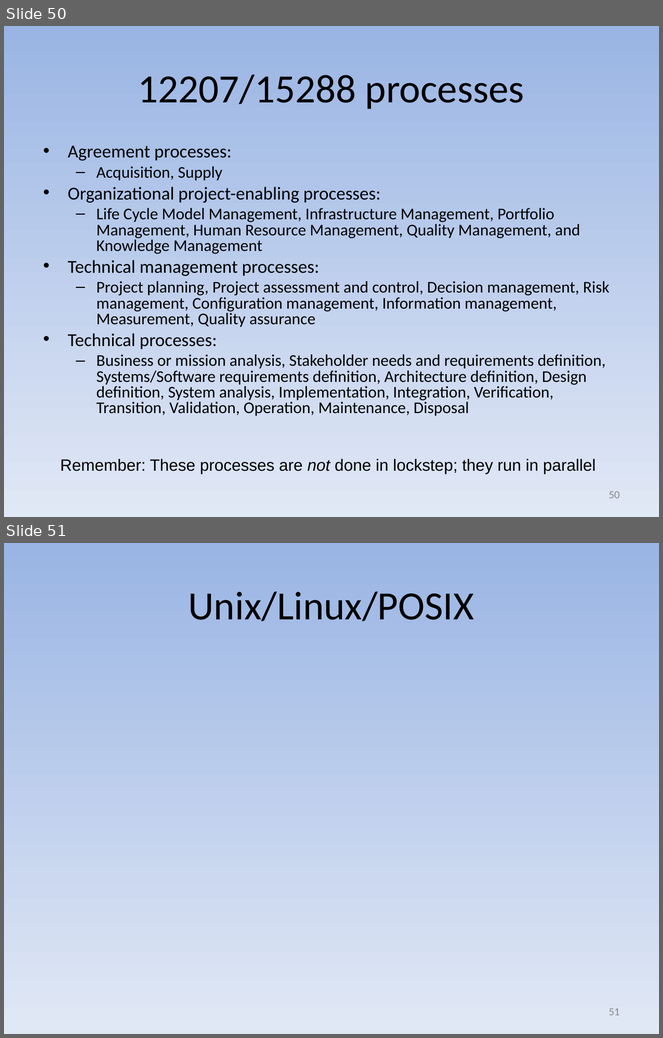
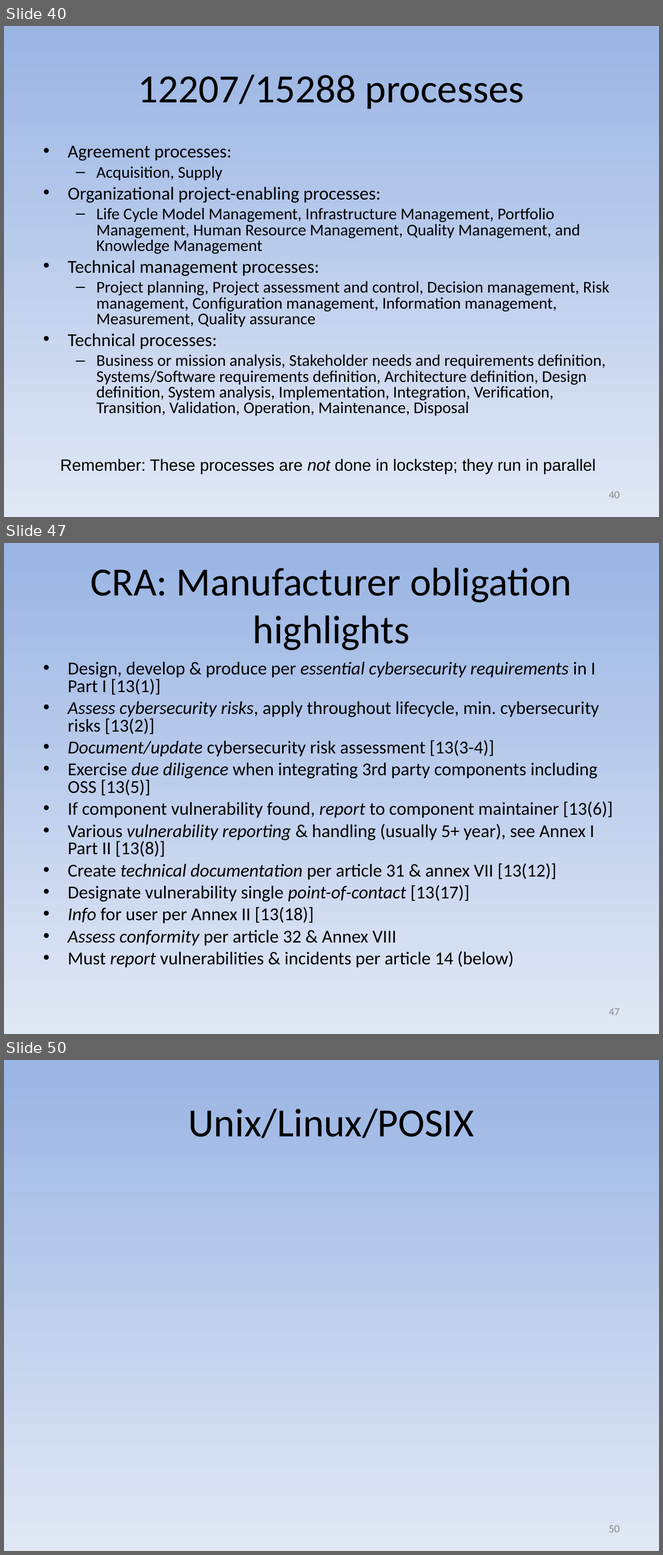
Before and after one commit to david-a-wheeler/david-a-wheeler.github.io, a slide deck: secure-class/presentations/Secure-Software-1-Introduction.ppt. Shown one above the other, each under a label of ours: slides 50 and 51 before the commit, slides 40, 47 and 50 after it; the slides between them are not shown. The pictures are 663x1038 and 663x1555 pixels, drawn with LibreOffice and Linux fonts; fonts in the diff are those of the drawing. Boxes give left, top, right and bottom in pixels: in the first picture for what was removed or moved away, otherwise in the second. Text is boxed around its words. In the diff, an @@ line names an element or a change of style, - is before the commit and + after.

```diff
--- a/secure-class/presentations/Secure-Software-1-Introduction.ppt
+++ b/secure-class/presentations/Secure-Software-1-Introduction.ppt
@@ slide 47 added at box(4, 543, 659, 1034), background gradient #9AB5E4 to #E1E8F5 @@
@@ title added at box(90, 567, 572, 651), 44 pt, text #000000 @@
+CRA: Manufacturer obligation highlights
@@ text added at box(68, 662, 613, 968), 20 pt, text #000000 @@
+• Design, develop & produce per essential cybersecurity requirements in I Part I [13(1)]
+• Assess cybersecurity risks, apply throughout lifecycle, min. cybersecurity risks [13(2)]
+• Document/update cybersecurity risk assessment [13(3-4)]
+• Exercise due diligence when integrating 3rd party components including OSS [13(5)]
+• If component vulnerability found, report to component maintainer [13(6)]
+• Various vulnerability reporting & handling (usually 5+ year), see Annex I Part II [13(8)]
+• Create technical documentation per article 31 & annex VII [13(12)]
+• Designate vulnerability single point-of-contact [13(17)]
+• Info for user per Annex II [13(18)]
+• Assess conformity per article 32 & Annex VIII
+• Must report vulnerabilities & incidents per article 14 (below)
@@ page number added at box(609, 1008, 620, 1016), 12 pt, text #898989 @@
+47
@@ what was slide 50 is now slide 40 @@
@@ page number at box(609, 491, 620, 499): text changed @@
-50
+40
@@ what was slide 51 is now slide 50 @@
@@ page number at box(609, 1525, 620, 1533): text changed @@
-51
+50
```
Also in this commit, not shown: 2 slides changed, 8 other slides added, 2 other files.
